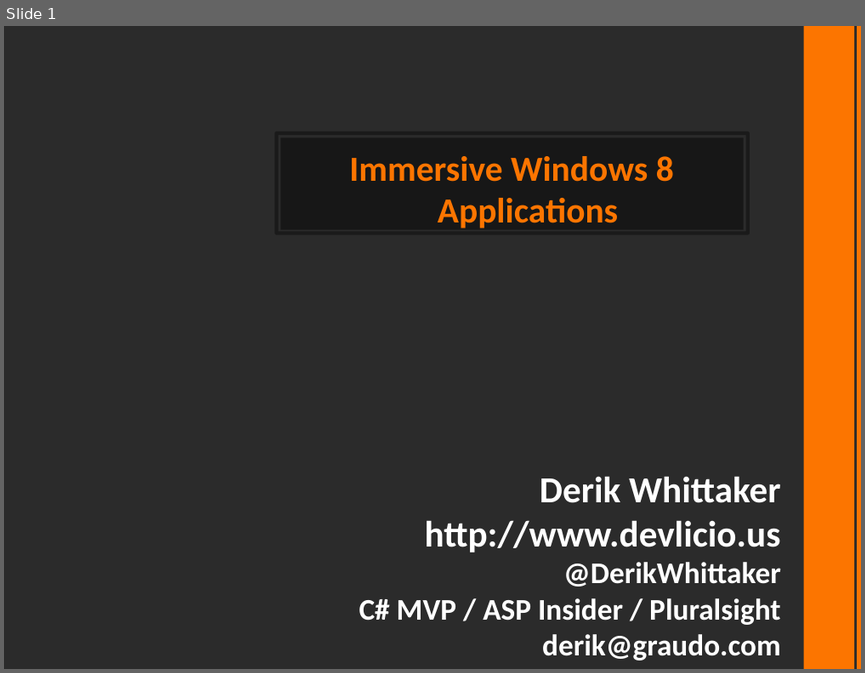
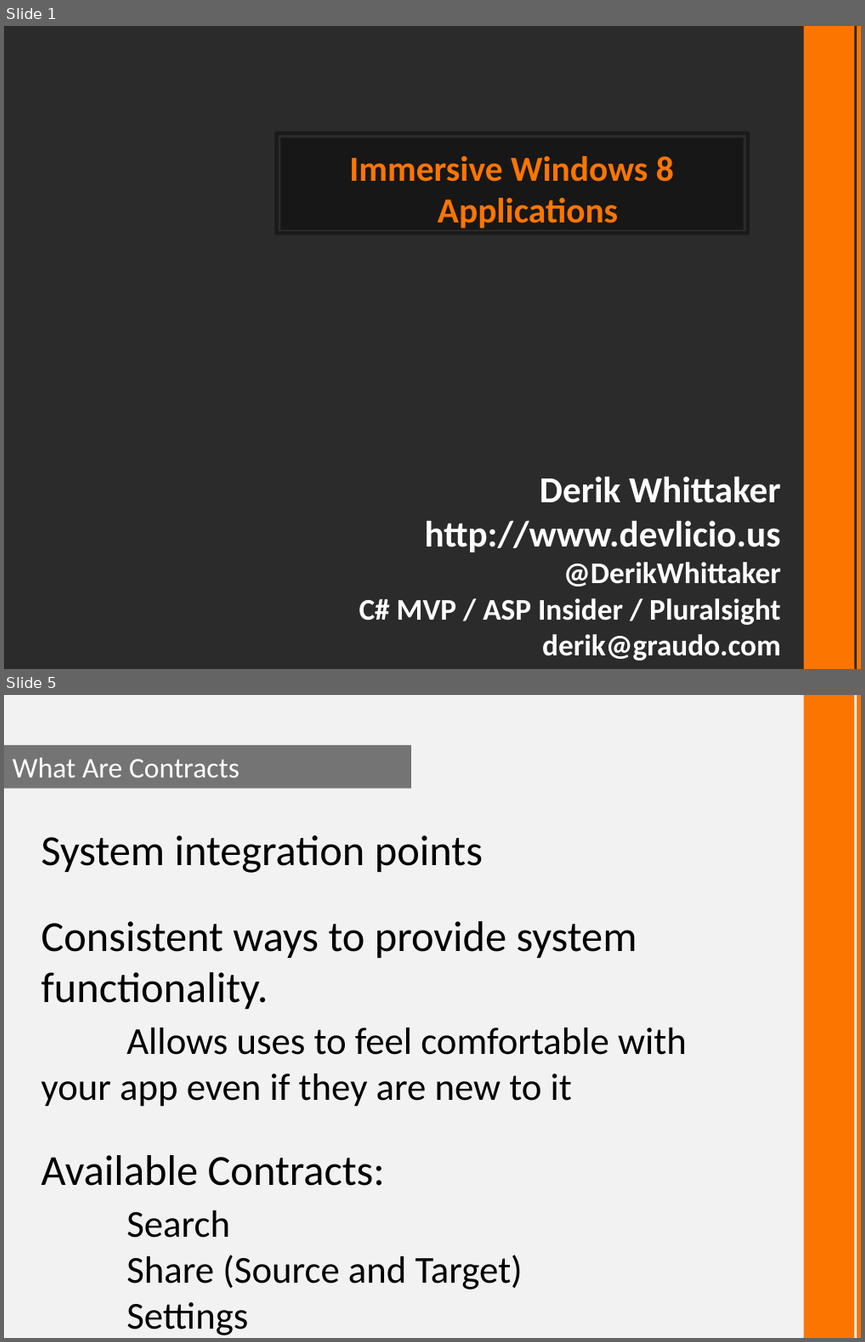
Before and after one commit to derikwhittaker/Demo.CodeContracts, a slide deck: Demo.CodeContracts.pptx. Shown one above the other, each under a label of ours: slide 1 before the commit, slides 1 and 5 after it; the slides between them are not shown. The pictures are 865x673 and 865x1342 pixels, drawn with LibreOffice and Linux fonts; fonts in the diff are those of the drawing; background and template pictures are left out; a plain dark background stands for a picture behind light text. Boxes give left, top, right and bottom in pixels: in the first picture for what was removed or moved away, otherwise in the second. Text is boxed around its words. In the diff, an @@ line names an element or a change of style, - is before the commit and + after.

Commit message:
Search Setup

```diff
--- a/Demo.CodeContracts.pptx
+++ b/Demo.CodeContracts.pptx
@@ slide 5 added at [4, 695, 861, 1338], background #F2F2F2; not listed: 2 template elements that a slide beside it also shows @@
@@ rectangle added at [4, 744, 411, 788], fill #0D0D0D at 55% opacity, 24 pt, text #FFFFFF @@
+What Are Contracts
@@ text added at [41, 835, 687, 1335], 32 pt, text #000000 @@
+System integration points
+Consistent ways to provide system functionality.
+Allows uses to feel comfortable with your app even if they are new to it
+Available Contracts:
+Search
+Share (Source and Target)
+Settings
```
Also in this commit, not shown: 6 slides changed, 7 other slides added, 1 slide removed, 6 other files.
